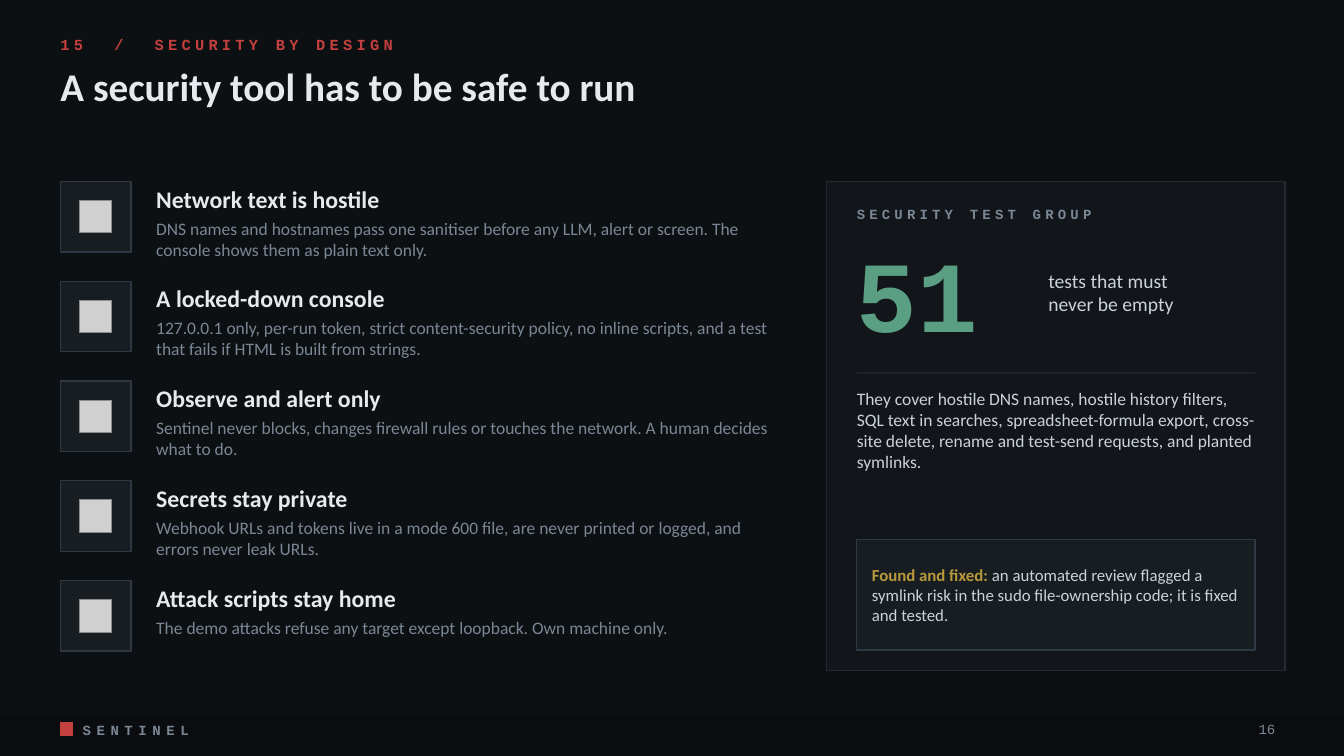
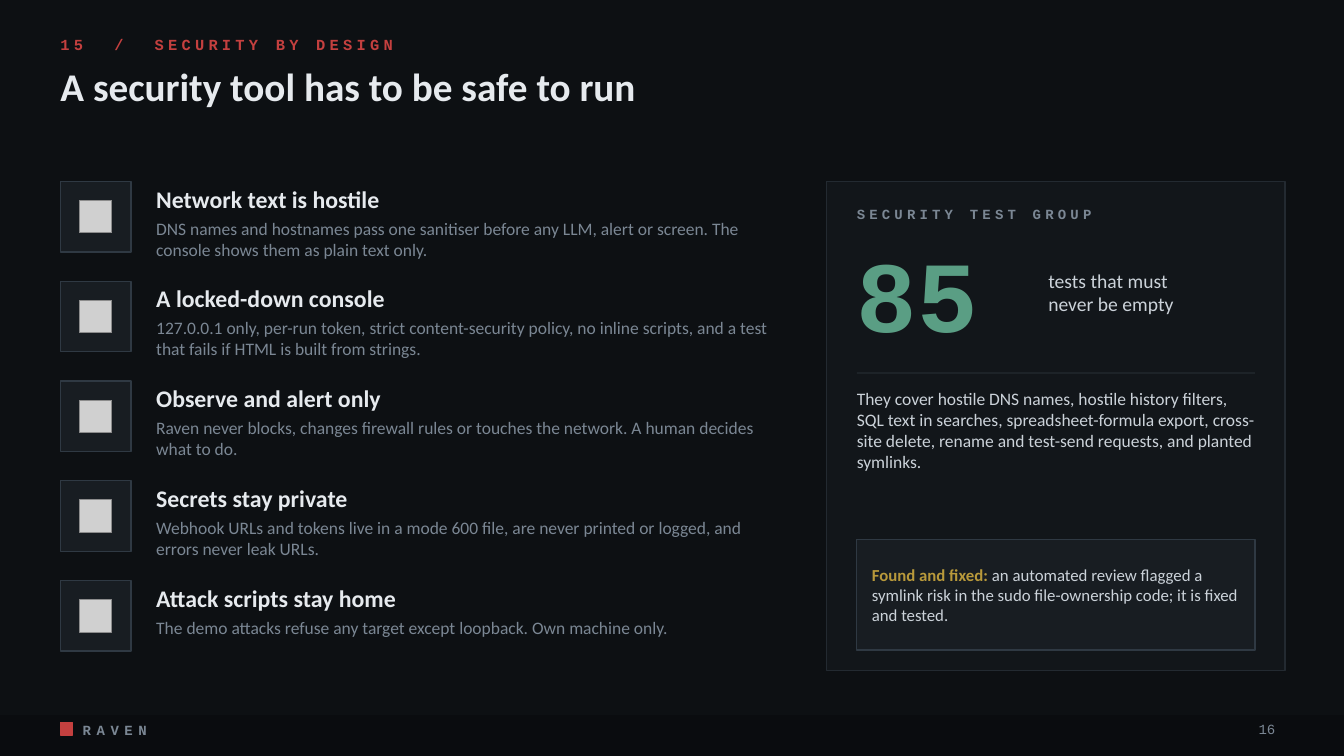
Before and after one commit to MRX-72/Hackt0b3r, a slide deck: slide 16 of docs/pitch/Raven_Pitch.pptx. Drawn at 1344x756 pixels with LibreOffice and Linux fonts; fonts in the diff are those of the drawing; grey boxes stand for pictures. Boxes give left, top, right and bottom in pixels: in the first picture for what was removed or moved away, otherwise in the second. Text is boxed around its words. In the diff, an @@ line names an element or a change of style, - is before the commit and + after.

Commit message:
Pitch deck: Raven branding, fresh console screenshots, updated test counts

```diff
--- a/docs/pitch/Raven_Pitch.pptx
+++ b/docs/pitch/Raven_Pitch.pptx
@@ text at (857,264,978,333): text changed @@
-51
+85
@@ text at (156,422,753,455): text changed @@
-Sentinel never blocks, changes firewall rules or touches the network. A human decides what to do.
+Raven never blocks, changes firewall rules or touches the network. A human decides what to do.
@@ text at (83,726,147,735): text changed @@
-SENTINEL
+RAVEN
```
Also in this commit, not shown: 18 other slides changed, 7 other files.
